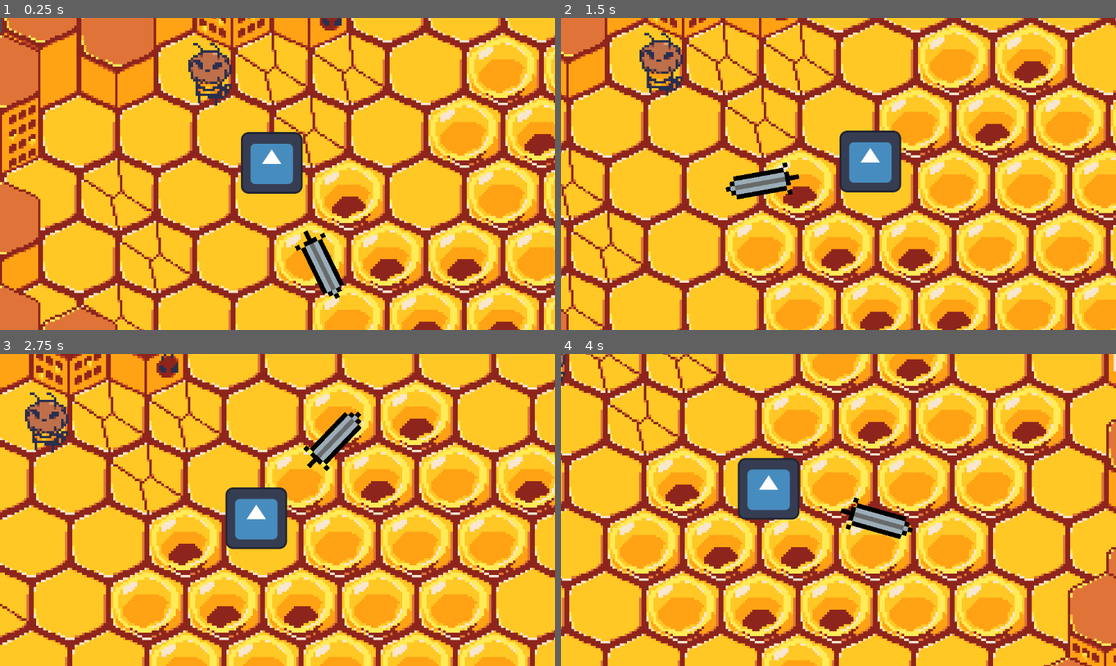
Above: before the commit, frames 1-4 (two rows, left to right).
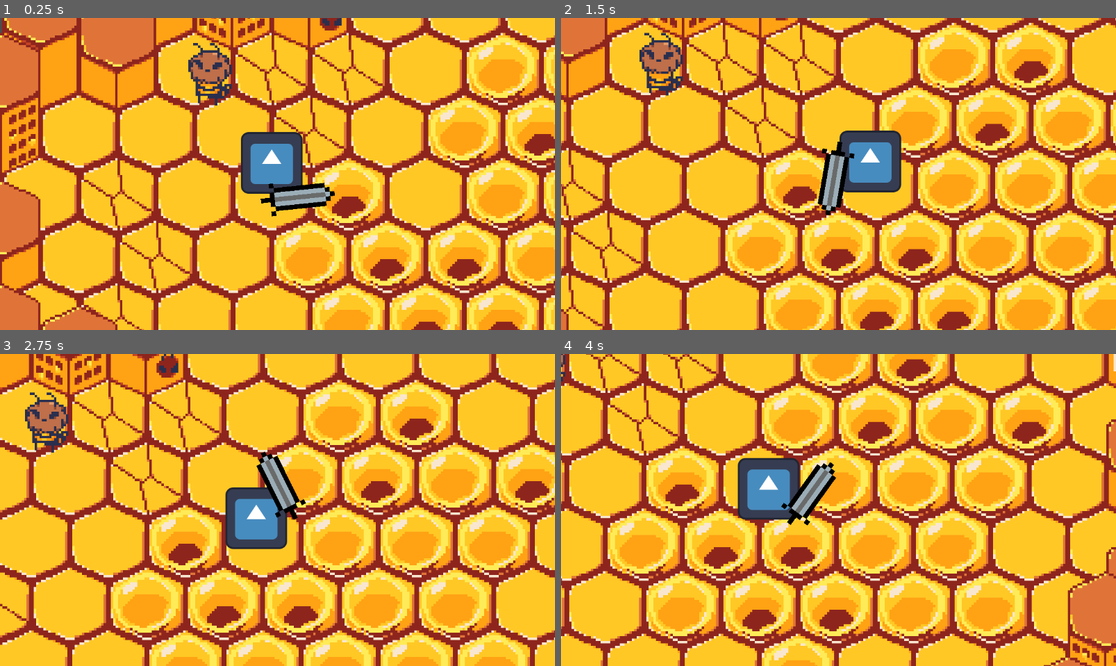
Above: after the commit, the same moments.

Repository: Bloopskidoodle/beegame
Game: Godot game, scene res://Test_Game.tscn
Same seed, same stepped clock (60 frames per second), same inputs: the game is played once before the commit and once after it. The engine's default icon, where the game draws it, is replaced by a stand-in: a white triangle on a blue panel in a dark square.
Inputs (mouse positions are in pixels of both pictures, inside the frame that each line leads up to):
- Up to frame 1 (0.25 s): no input
- Up to frame 2 (1.5 s): move the mouse to (960, 158) at 0.52 s; press the mouse at (960, 158) at 0.53 s; hold D (move_right) 0.53-1.28 s; move the mouse to (727, 189) at 1.27 s; release the mouse at (727, 189) at 1.28 s; hold S (move_down) from 1.28 s (still down); tap Tab (stop_movement) at 1.35 s
- Up to frame 3 (2.75 s): click (166, 525) at 1.55 s; move the mouse to (333, 441) at 2.02 s; release S (move_down) at 2.03 s; press the mouse at (333, 441) at 2.03 s; hold D (move_right) from 2.03 s (still down)
- Up to frame 4 (4 s): move the mouse to (810, 572) at 2.77 s; release D (move_right) at 2.78 s; release the mouse at (810, 572) at 2.78 s; hold W (move_up) 2.78-3.53 s; click (810, 572) at 2.85 s; move the mouse to (1005, 556) at 3.52 s; press the mouse at (1005, 556) at 3.53 s; hold A (move_left) from 3.53 s (still down); tap Tab (stop_movement) at 3.6 s

The runs differ from the first frame. In frame 1, 1.7% of the frame differs, in the area x 46-62%, y 52-90%; in frame 2, 1.7%; in frame 3, 1.7%, in the area x 46-66%, y 18-54%; in frame 4, 1.7%.

Commit message:
Small Changes, You can visually attack

Diff:
--- a/Enemy.tscn
+++ b/Enemy.tscn
@@ -84,6 +84,150 @@
 
 [sub_resource type="AnimationNodeStateMachinePlayback" id="AnimationNodeStateMachinePlayback_kwh0y"]
 
+[sub_resource type="Animation" id="Animation_5c5jt"]
+resource_name = "Idle Down"
+loop_mode = 1
+tracks/0/type = "value"
+tracks/0/imported = false
+tracks/0/enabled = true
+tracks/0/path = NodePath(".:frame")
+tracks/0/interp = 1
+tracks/0/loop_wrap = true
+tracks/0/keys = {
+"times": PackedFloat32Array(0, 0.1, 0.2, 0.3, 0.4, 0.5, 0.6, 0.7),
+"transitions": PackedFloat32Array(1, 1, 1, 1, 1, 1, 1, 1),
+"update": 1,
+"values": [0, 1, 2, 3, 4, 5, 6, 7]
+}
+
+[sub_resource type="Animation" id="Animation_ocaa8"]
+resource_name = "Idle Left"
+loop_mode = 1
+tracks/0/type = "value"
+tracks/0/imported = false
+tracks/0/enabled = true
+tracks/0/path = NodePath(".:frame")
+tracks/0/interp = 1
+tracks/0/loop_wrap = true
+tracks/0/keys = {
+"times": PackedFloat32Array(0, 0.1, 0.2, 0.3, 0.4, 0.5, 0.6, 0.7),
+"transitions": PackedFloat32Array(1, 1, 1, 1, 1, 1, 1, 1),
+"update": 1,
+"values": [8, 9, 10, 11, 12, 13, 14, 15]
+}
+tracks/1/type = "value"
+tracks/1/imported = false
+tracks/1/enabled = true
+tracks/1/path = NodePath(".:flip_h")
+tracks/1/interp = 1
+tracks/1/loop_wrap = true
+tracks/1/keys = {
+"times": PackedFloat32Array(0),
+"transitions": PackedFloat32Array(1),
+"update": 1,
+"values": [true]
+}
+
+[sub_resource type="Animation" id="Animation_cr85v"]
+resource_name = "Idle Right"
+loop_mode = 1
+tracks/0/type = "value"
+tracks/0/imported = false
+tracks/0/enabled = true
+tracks/0/path = NodePath(".:frame")
+tracks/0/interp = 1
+tracks/0/loop_wrap = true
+tracks/0/keys = {
+"times": PackedFloat32Array(0, 0.1, 0.2, 0.3, 0.4, 0.5, 0.6, 0.7),
+"transitions": PackedFloat32Array(1, 1, 1, 1, 1, 1, 1, 1),
+"update": 1,
+"values": [8, 9, 10, 11, 12, 13, 14, 15]
+}
+tracks/1/type = "value"
+tracks/1/imported = false
+tracks/1/enabled = true
+tracks/1/path = NodePath(".:flip_h")
+tracks/1/interp = 1
+tracks/1/loop_wrap = true
+tracks/1/keys = {
+"times": PackedFloat32Array(0),
+"transitions": PackedFloat32Array(1),
+"update": 1,
+"values": [false]
+}
+
+[sub_resource type="Animation" id="Animation_m0vdq"]
+resource_name = "Idle Up"
+loop_mode = 1
+tracks/0/type = "value"
+tracks/0/imported = false
+tracks/0/enabled = true
+tracks/0/path = NodePath(".:frame")
+tracks/0/interp = 1
+tracks/0/loop_wrap = true
+tracks/0/keys = {
+"times": PackedFloat32Array(0, 0.1, 0.2, 0.3, 0.4, 0.5, 0.6, 0.7),
+"transitions": PackedFloat32Array(1, 1, 1, 1, 1, 1, 1, 1),
+"update": 1,
+"values": [24, 25, 26, 27, 28, 29, 30, 31]
+}
+
+[sub_resource type="Animation" id="Animation_xs3vk"]
+resource_name = "Idle Up Left"
+loop_mode = 1
+tracks/0/type = "value"
+tracks/0/imported = false
+tracks/0/enabled = true
+tracks/0/path = NodePath(".:frame")
+tracks/0/interp = 1
+tracks/0/loop_wrap = true
+tracks/0/keys = {
+"times": PackedFloat32Array(0, 0.1, 0.2, 0.3, 0.4, 0.5, 0.6, 0.7),
+"transitions": PackedFloat32Array(1, 1, 1, 1, 1, 1, 1, 1),
+"update": 1,
+"values": [16, 17, 18, 19, 20, 21, 22, 23]
+}
+tracks/1/type = "value"
+tracks/1/imported = false
+tracks/1/enabled = true
+tracks/1/path = NodePath(".:flip_h")
+tracks/1/interp = 1
+tracks/1/loop_wrap = true
+tracks/1/keys = {
+"times": PackedFloat32Array(0),
+"transitions": PackedFloat32Array(1),
+"update": 1,
+"values": [true]
+}
+
+[sub_resource type="Animation" id="Animation_g2spm"]
+resource_name = "Idle Up Right"
+loop_mode = 1
+tracks/0/type = "value"
+tracks/0/imported = false
+tracks/0/enabled = true
+tracks/0/path = NodePath(".:frame")
+tracks/0/interp = 1
+tracks/0/loop_wrap = true
+tracks/0/keys = {
+"times": PackedFloat32Array(0, 0.1, 0.2, 0.3, 0.4, 0.5, 0.6, 0.7),
+"transitions": PackedFloat32Array(1, 1, 1, 1, 1, 1, 1, 1),
+"update": 1,
+"values": [16, 17, 18, 19, 20, 21, 22, 23]
+}
+tracks/1/type = "value"
+tracks/1/imported = false
+tracks/1/enabled = true
+tracks/1/path = NodePath(".:flip_h")
+tracks/1/interp = 1
+tracks/1/loop_wrap = true
+tracks/1/keys = {
+"times": PackedFloat32Array(0),
+"transitions": PackedFloat32Array(1),
+"update": 1,
+"values": [false]
+}
+
 [sub_resource type="Animation" id="Animation_5pa52"]
 length = 0.001
 tracks/0/type = "value"
@@ -99,148 +243,21 @@
 "values": [0]
 }
 
-[sub_resource type="Animation" id="Animation_cr85v"]
-resource_name = "Idle Right"
-loop_mode = 1
-tracks/0/type = "value"
-tracks/0/imported = false
-tracks/0/enabled = true
-tracks/0/path = NodePath(".:frame")
-tracks/0/interp = 1
-tracks/0/loop_wrap = true
-tracks/0/keys = {
-"times": PackedFloat32Array(0, 0.1, 0.2, 0.3, 0.4, 0.5, 0.6, 0.7),
-"transitions": PackedFloat32Array(1, 1, 1, 1, 1, 1, 1, 1),
-"update": 1,
-"values": [8, 9, 10, 11, 12, 13, 14, 15]
-}
-tracks/1/type = "value"
-tracks/1/imported = false
-tracks/1/enabled = true
-tracks/1/path = NodePath(".:flip_h")
-tracks/1/interp = 1
-tracks/1/loop_wrap = true
-tracks/1/keys = {
-"times": PackedFloat32Array(0),
-"transitions": PackedFloat32Array(1),
-"update": 1,
-"values": [false]
-}
-
-[sub_resource type="Animation" id="Animation_m0vdq"]
-resource_name = "Idle Up"
-loop_mode = 1
-tracks/0/type = "value"
-tracks/0/imported = false
-tracks/0/enabled = true
-tracks/0/path = NodePath(".:frame")
-tracks/0/interp = 1
-tracks/0/loop_wrap = true
-tracks/0/keys = {
-"times": PackedFloat32Array(0, 0.1, 0.2, 0.3, 0.4, 0.5, 0.6, 0.7),
-"transitions": PackedFloat32Array(1, 1, 1, 1, 1, 1, 1, 1),
-"update": 1,
-"values": [24, 25, 26, 27, 28, 29, 30, 31]
-}
-
-[sub_resource type="Animation" id="Animation_ocaa8"]
-resource_name = "Idle Left"
-loop_mode = 1
-tracks/0/type = "value"
-tracks/0/imported = false
-tracks/0/enabled = true
-tracks/0/path = NodePath(".:frame")
-tracks/0/interp = 1
-tracks/0/loop_wrap = true
-tracks/0/keys = {
-"times": PackedFloat32Array(0, 0.1, 0.2, 0.3, 0.4, 0.5, 0.6, 0.7),
-"transitions": PackedFloat32Array(1, 1, 1, 1, 1, 1, 1, 1),
-"update": 1,
-"values": [8, 9, 10, 11, 12, 13, 14, 15]
-}
-tracks/1/type = "value"
-tracks/1/imported = false
-tracks/1/enabled = true
-tracks/1/path = NodePath(".:flip_h")
-tracks/1/interp = 1
-tracks/1/loop_wrap = true
-tracks/1/keys = {
-"times": PackedFloat32Array(0),
-"transitions": PackedFloat32Array(1),
-"update": 1,
-"values": [true]
-}
-
-[sub_resource type="Animation" id="Animation_5c5jt"]
-resource_name = "Idle Down"
-loop_mode = 1
-tracks/0/type = "value"
-tracks/0/imported = false
-tracks/0/enabled = true
-tracks/0/path = NodePath(".:frame")
-tracks/0/interp = 1
-tracks/0/loop_wrap = true
-tracks/0/keys = {
-"times": PackedFloat32Array(0, 0.1, 0.2, 0.3, 0.4, 0.5, 0.6, 0.7),
-"transitions": PackedFloat32Array(1, 1, 1, 1, 1, 1, 1, 1),
-"update": 1,
-"values": [0, 1, 2, 3, 4, 5, 6, 7]
-}
-
-[sub_resource type="Animation" id="Animation_xs3vk"]
-resource_name = "Idle Up Left"
-loop_mode = 1
-tracks/0/type = "value"
-tracks/0/imported = false
-tracks/0/enabled = true
-tracks/0/path = NodePath(".:frame")
-tracks/0/interp = 1
-tracks/0/loop_wrap = true
-tracks/0/keys = {
-"times": PackedFloat32Array(0, 0.1, 0.2, 0.3, 0.4, 0.5, 0.6, 0.7),
-"transitions": PackedFloat32Array(1, 1, 1, 1, 1, 1, 1, 1),
-"update": 1,
-"values": [16, 17, 18, 19, 20, 21, 22, 23]
-}
-tracks/1/type = "value"
-tracks/1/imported = false
-tracks/1/enabled = true
-tracks/1/path = NodePath(".:flip_h")
-tracks/1/interp = 1
-tracks/1/loop_wrap = true
-tracks/1/keys = {
-"times": PackedFloat32Array(0),
-"transitions": PackedFloat32Array(1),
-"update": 1,
-"values": [true]
-}
-
-[sub_resource type="Animation" id="Animation_g2spm"]
-resource_name = "Idle Up Right"
-loop_mode = 1
-tracks/0/type = "value"
-tracks/0/imported = false
-tracks/0/enabled = true
-tracks/0/path = NodePath(".:frame")
-tracks/0/interp = 1
-tracks/0/loop_wrap = true
-tracks/0/keys = {
-"times": PackedFloat32Array(0, 0.1, 0.2, 0.3, 0.4, 0.5, 0.6, 0.7),
-"transitions": PackedFloat32Array(1, 1, 1, 1, 1, 1, 1, 1),
-"update": 1,
-"values": [16, 17, 18, 19, 20, 21, 22, 23]
-}
-tracks/1/type = "value"
-tracks/1/imported = false
-tracks/1/enabled = true
-tracks/1/path = NodePath(".:flip_h")
-tracks/1/interp = 1
-tracks/1/loop_wrap = true
-tracks/1/keys = {
-"times": PackedFloat32Array(0),
-"transitions": PackedFloat32Array(1),
-"update": 1,
-"values": [false]
+[sub_resource type="Animation" id="Animation_naxav"]
+resource_name = "Walk Down"
+length = 0.6
+loop_mode = 1
+tracks/0/type = "value"
+tracks/0/imported = false
+tracks/0/enabled = true
+tracks/0/path = NodePath(".:frame")
+tracks/0/interp = 1
+tracks/0/loop_wrap = true
+tracks/0/keys = {
+"times": PackedFloat32Array(0, 0.1, 0.2, 0.3, 0.4, 0.5),
+"transitions": PackedFloat32Array(1, 1, 1, 1, 1, 1),
+"update": 1,
+"values": [32, 33, 34, 35, 36, 37]
 }
 
 [sub_resource type="Animation" id="Animation_h7jym"]
@@ -316,23 +333,6 @@
 "transitions": PackedFloat32Array(1, 1, 1, 1, 1, 1),
 "update": 1,
 "values": [50, 51, 52, 53, 54, 55]
-}
-
-[sub_resource type="Animation" id="Animation_naxav"]
-resource_name = "Walk Down"
-length = 0.6
-loop_mode = 1
-tracks/0/type = "value"
-tracks/0/imported = false
-tracks/0/enabled = true
-tracks/0/path = NodePath(".:frame")
-tracks/0/interp = 1
-tracks/0/loop_wrap = true
-tracks/0/keys = {
-"times": PackedFloat32Array(0, 0.1, 0.2, 0.3, 0.4, 0.5),
-"transitions": PackedFloat32Array(1, 1, 1, 1, 1, 1),
-"update": 1,
-"values": [32, 33, 34, 35, 36, 37]
 }
 
 [sub_resource type="Animation" id="Animation_bjgus"]
--- a/Item.gd
+++ b/Item.gd
@@ -1,6 +1,5 @@
 extends Sprite2D
 
-
-
-func _process(delta: float) -> void:
-	look_at(get_global_mouse_position())
+func _input(event):
+	if event.is_action_pressed("test_button"):
+		get_node("AnimationPlayer").play("swipe")
--- /dev/null
+++ b/Weapon.gd
@@ -0,0 +1,4 @@
+extends Node2D
+
+func _process(delta: float) -> void:
+	look_at(get_global_mouse_position())
--- /dev/null
+++ b/Weapon.gdshader
@@ -0,0 +1,9 @@
+shader_type particles;
+
+void start() {
+	// Place start code here.
+}
+
+void process() {
+	// Place process code here.
+}
--- a/Weapon.tscn
+++ b/Weapon.tscn
@@ -1,13 +1,43 @@
-[gd_scene load_steps=3 format=3 uid="uid://6qo7l8ckesk"]
+[gd_scene load_steps=6 format=3 uid="uid://6qo7l8ckesk"]
 
 [ext_resource type="Texture2D" uid="uid://dgw6xbfl7cgvt" path="res://sword.png" id="1_7r2pa"]
+[ext_resource type="Script" path="res://Weapon.gd" id="1_if4mn"]
 [ext_resource type="Script" path="res://Item.gd" id="2_53b2b"]
 
+[sub_resource type="Animation" id="Animation_t4lrg"]
+resource_name = "swipe"
+length = 0.5
+tracks/0/type = "value"
+tracks/0/imported = false
+tracks/0/enabled = true
+tracks/0/path = NodePath(".:rotation")
+tracks/0/interp = 1
+tracks/0/loop_wrap = true
+tracks/0/keys = {
+"times": PackedFloat32Array(0, 0.05, 0.5),
+"transitions": PackedFloat32Array(1.56917, 0.208825, 1),
+"update": 0,
+"values": [-1.22173, 1.1781, -1.22173]
+}
+
+[sub_resource type="AnimationLibrary" id="AnimationLibrary_2jui8"]
+_data = {
+"swipe": SubResource("Animation_t4lrg")
+}
+
 [node name="Weapon" type="Node2D"]
+script = ExtResource("1_if4mn")
 
 [node name="Item" type="Sprite2D" parent="."]
 z_index = 1
+position = Vector2(59.1725, 46.5267)
+rotation = -1.22173
 scale = Vector2(9.60497, 9.60497)
 texture = ExtResource("1_7r2pa")
-offset = Vector2(24, 0)
+offset = Vector2(7.05331, 0.0863338)
 script = ExtResource("2_53b2b")
+
+[node name="AnimationPlayer" type="AnimationPlayer" parent="Item"]
+libraries = {
+"": SubResource("AnimationLibrary_2jui8")
+}
Not shown: 1 places in Test_Game.tscn that only renumber resources
